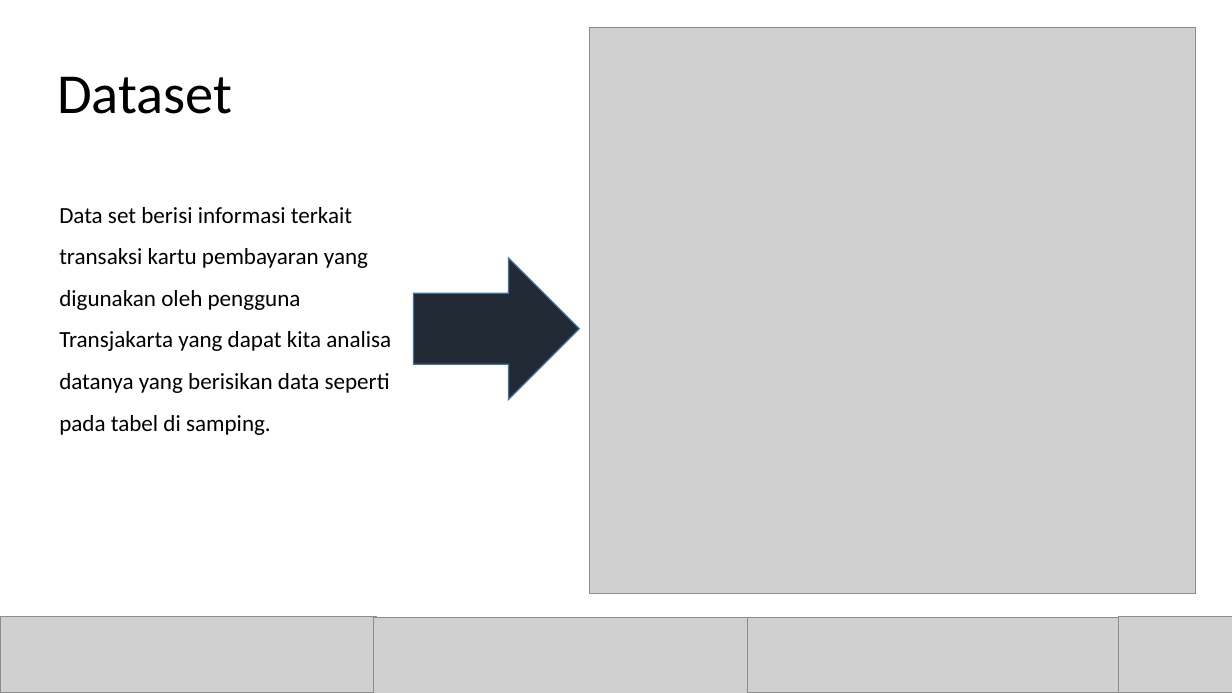
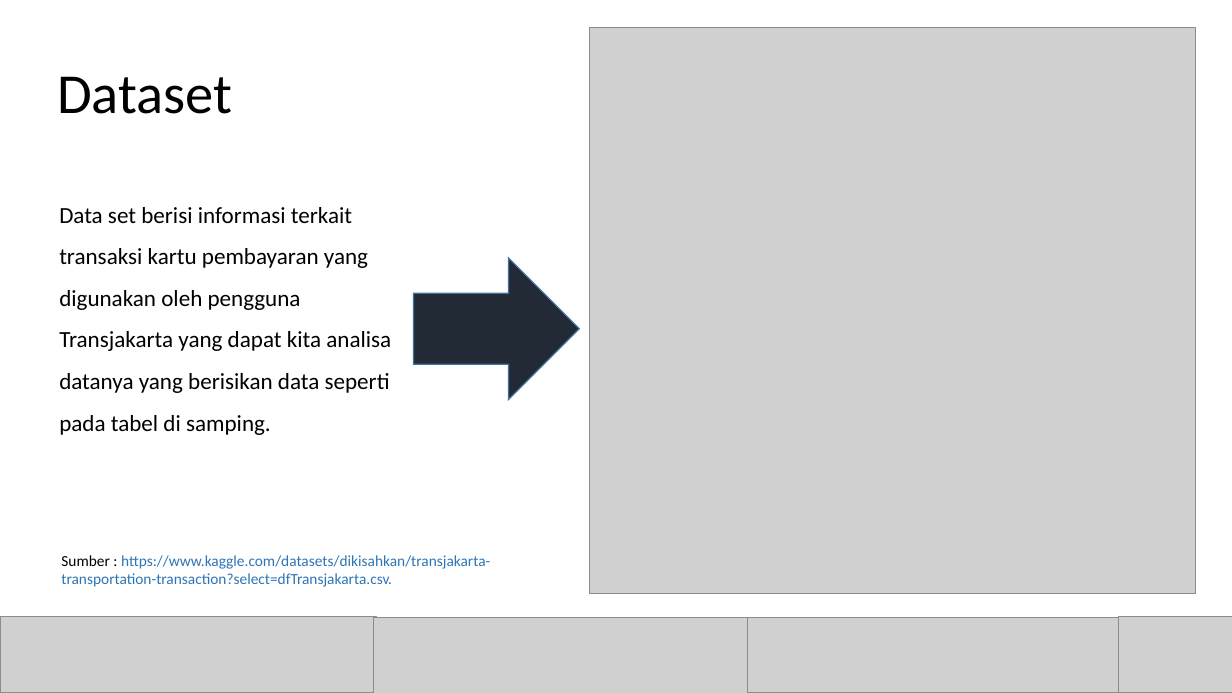
Before and after one commit to rizkyrputra/Purwadhika-Capstone-Project-Module-2, a slide deck: slide 5 of Presentation Capstone Project Module 2.pptx. Drawn at 1232x693 pixels with LibreOffice and Linux fonts; fonts in the diff are those of the drawing; grey boxes stand for pictures. Boxes give left, top, right and bottom in pixels: in the first picture for what was removed or moved away, otherwise in the second. Text is boxed around its words. In the diff, an @@ line names an element or a change of style, - is before the commit and + after.

```diff
--- a/Presentation Capstone Project Module 2.pptx
+++ b/Presentation Capstone Project Module 2.pptx
@@ text added at [61,555,490,587], 12 pt, text #2E75B6 @@
+Sumber : https://www.kaggle.com/datasets/dikisahkan/transjakarta-transportation-transaction?select=dfTransjakarta.csv.
```
Also in this commit, not shown: 1 other slide changed.
